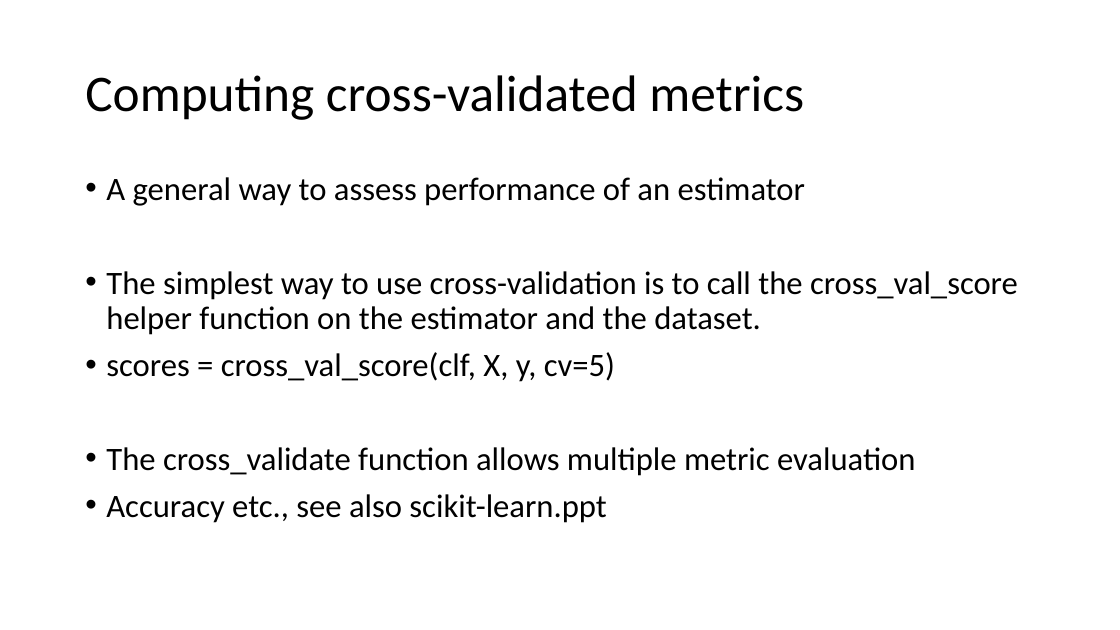
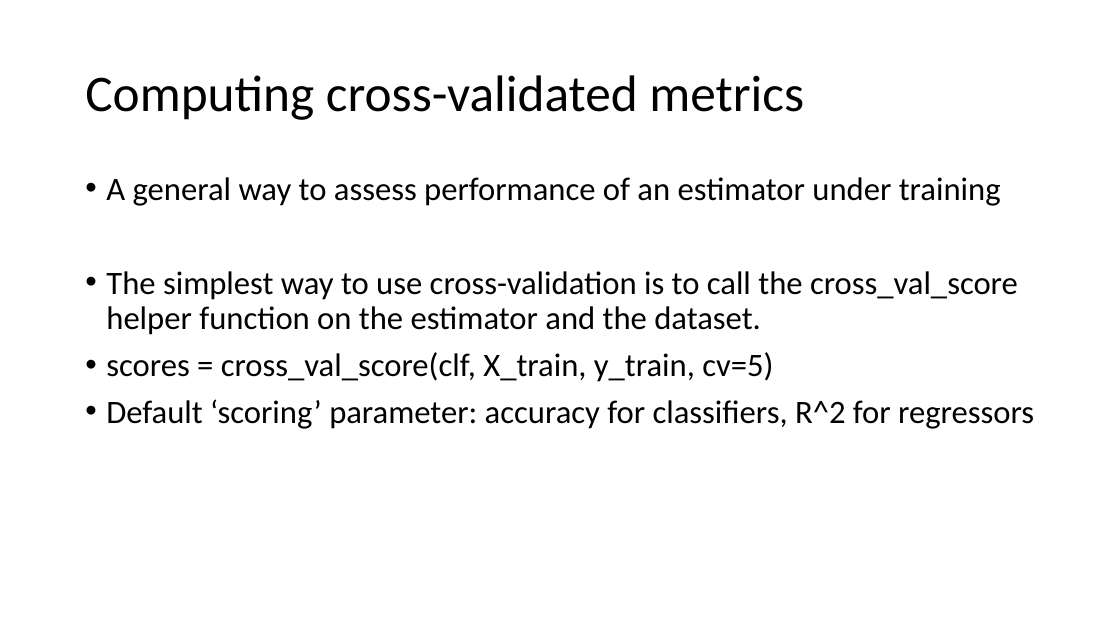
Before and after one commit to FranzGH/IoT_ML, a slide deck: slide 7 of Model selection.pptx (slide 8 before the commit). Drawn at 1120x630 pixels with LibreOffice and Linux fonts; fonts in the diff are those of the drawing. Boxes give left, top, right and bottom in pixels: in the first picture for what was removed or moved away, otherwise in the second. Text is boxed around its words. In the diff, an @@ line names an element or a change of style, - is before the commit and + after.

```diff
--- a/Model selection.pptx
+++ b/Model selection.pptx
@@ text at bbox=[106, 177, 1001, 206]: text changed @@
-• A general way to assess performance of an estimator
+• A general way to assess performance of an estimator under training
@@ text at bbox=[106, 352, 1034, 429]: text changed @@
-• scores = cross_val_score(clf, X, y, cv=5)
-• The cross_validate function allows multiple metric evaluation
-• Accuracy etc., see also scikit-learn.ppt
+• scores = cross_val_score(clf, X_train, y_train, cv=5)
+• Default ‘scoring’ parameter: accuracy for classifiers, R^2 for regressors
```
Also in this commit, not shown: 23 other slides changed, 3 slides added, 1 slide removed, 8 other files.
